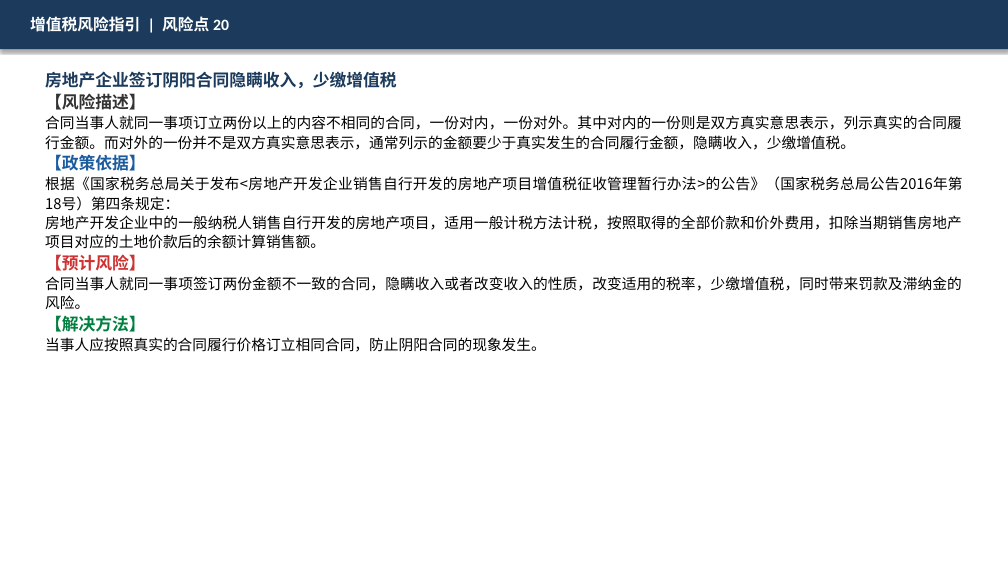
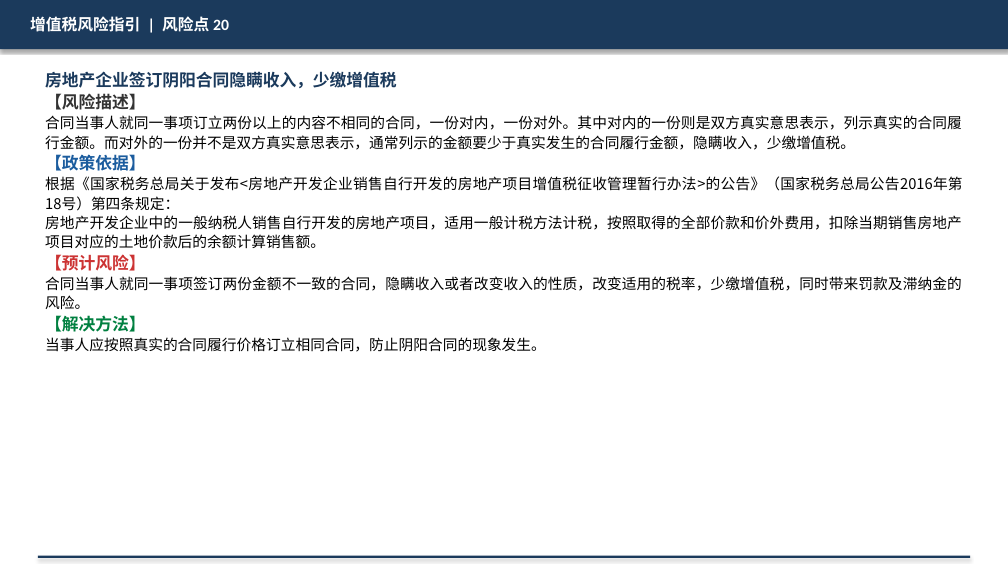
Before and after one commit to SlainTroyard/ppt, a slide deck: slide 21 of ppts_output_v3/01_增值税风险指引.pptx. Drawn at 1008x567 pixels with LibreOffice and Linux fonts; fonts in the diff are those of the drawing. Boxes give left, top, right and bottom in pixels: in the first picture for what was removed or moved away, otherwise in the second. Text is boxed around its words. In the diff, an @@ line names an element or a change of style, - is before the commit and + after.

```diff
--- a/ppts_output_v3/01_增值税风险指引.pptx
+++ b/ppts_output_v3/01_增值税风险指引.pptx
@@ rectangle added at [38,556,970,558], fill #1B3A5C @@
```
Also in this commit, not shown: 37 other slides changed, 20 other files.
